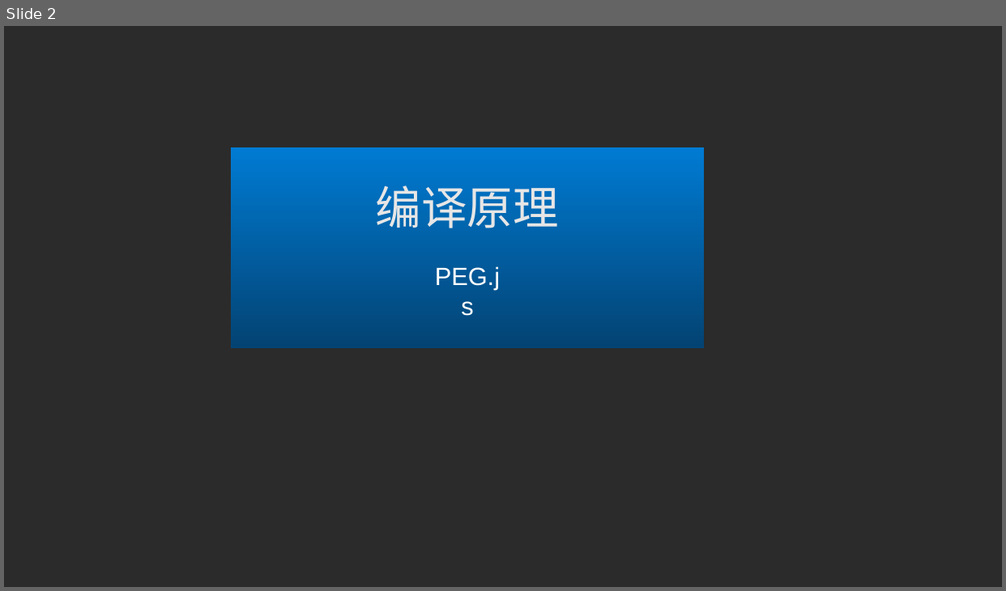
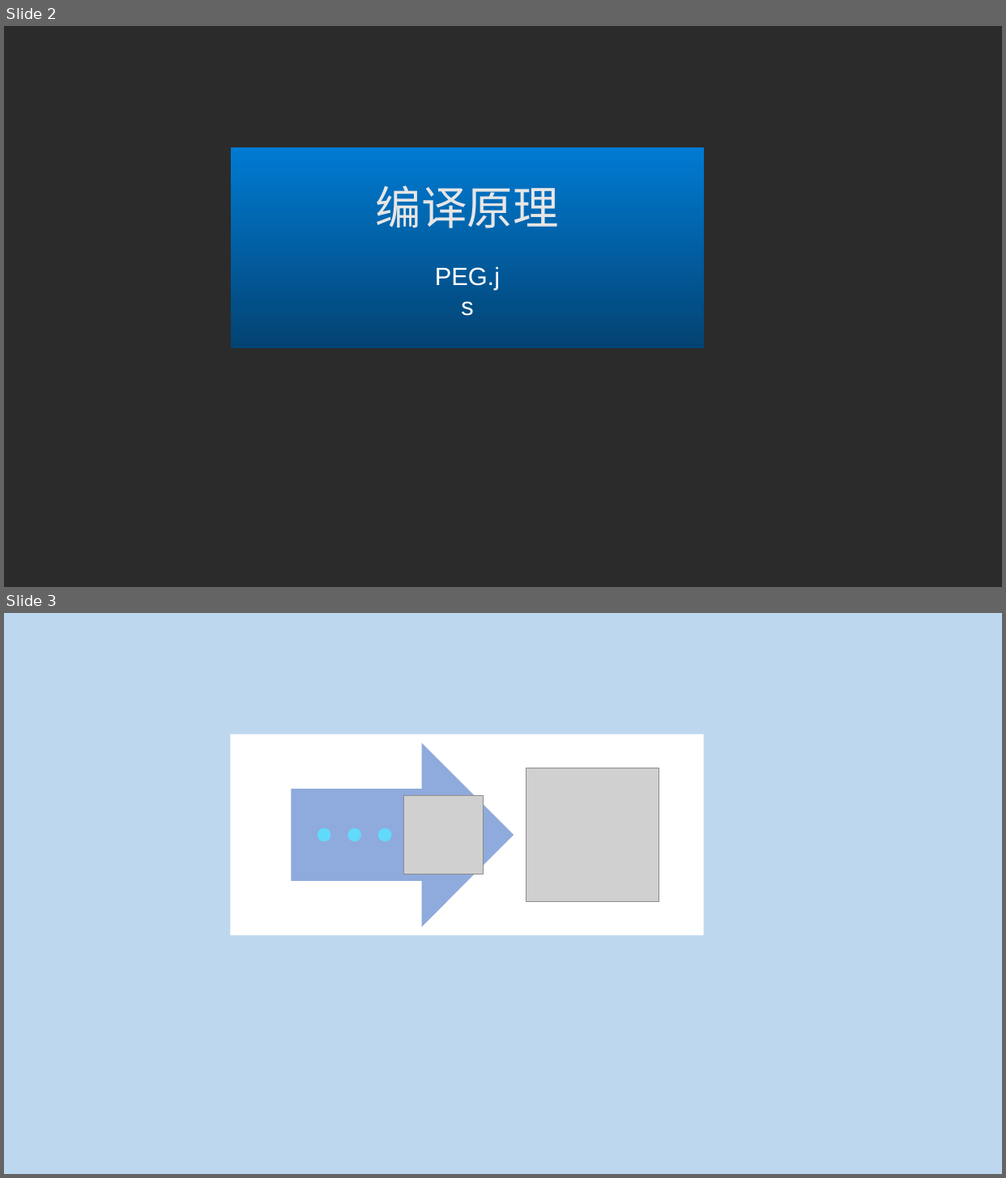
Before and after one commit to ParadeTo/blog, a slide deck: 公众号封面.pptx. Shown one above the other, each under a label of ours: slide 2 before the commit, slides 2 and 3 after it. The pictures are 1006x591 and 1006x1178 pixels, drawn with LibreOffice and Linux fonts; fonts in the diff are those of the drawing; grey boxes stand for pictures; background and template pictures are left out; a plain dark background stands for a picture behind light text. Boxes give left, top, right and bottom in pixels: in the first picture for what was removed or moved away, otherwise in the second. Text is boxed around its words. In the diff, an @@ line names an element or a change of style, - is before the commit and + after.

```diff
--- a/公众号封面.pptx
+++ b/公众号封面.pptx
@@ slide 3 added at bbox=[4, 613, 1002, 1174], background picture (left out) @@
@@ rectangle added at bbox=[230, 735, 703, 935], fill #FFFFFF @@
@@ right arrow added at bbox=[291, 743, 513, 926], fill #8FAADC @@
@@ picture added at bbox=[526, 769, 659, 902] @@
@@ picture added at bbox=[404, 796, 484, 875] @@
@@ ellipse added at bbox=[317, 828, 331, 842], fill #61DAFB @@
@@ ellipse added at bbox=[347, 828, 361, 842], fill #61DAFB @@
@@ ellipse added at bbox=[378, 828, 392, 842], fill #61DAFB @@
```
Also in this commit, not shown: 1 other file.
